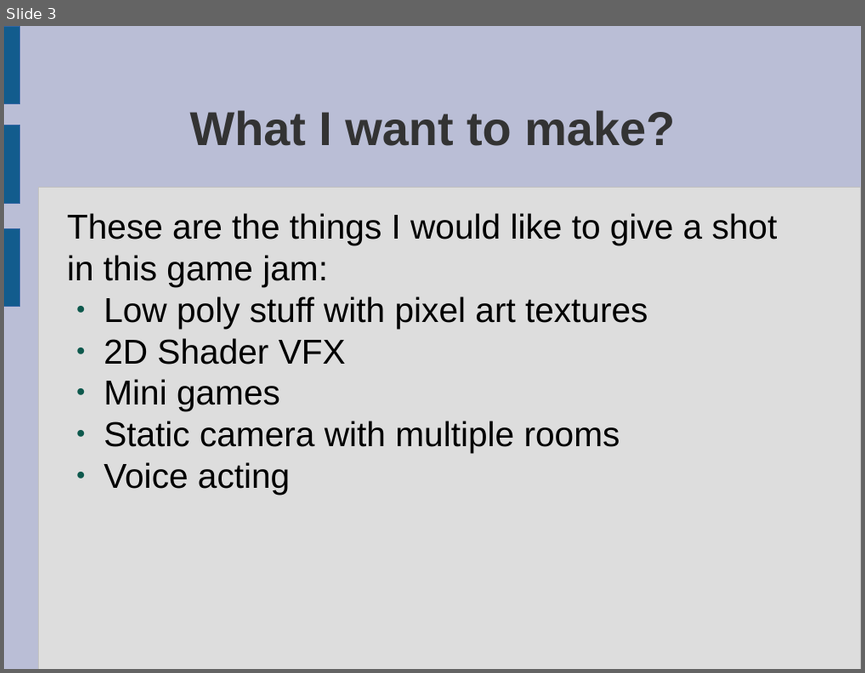
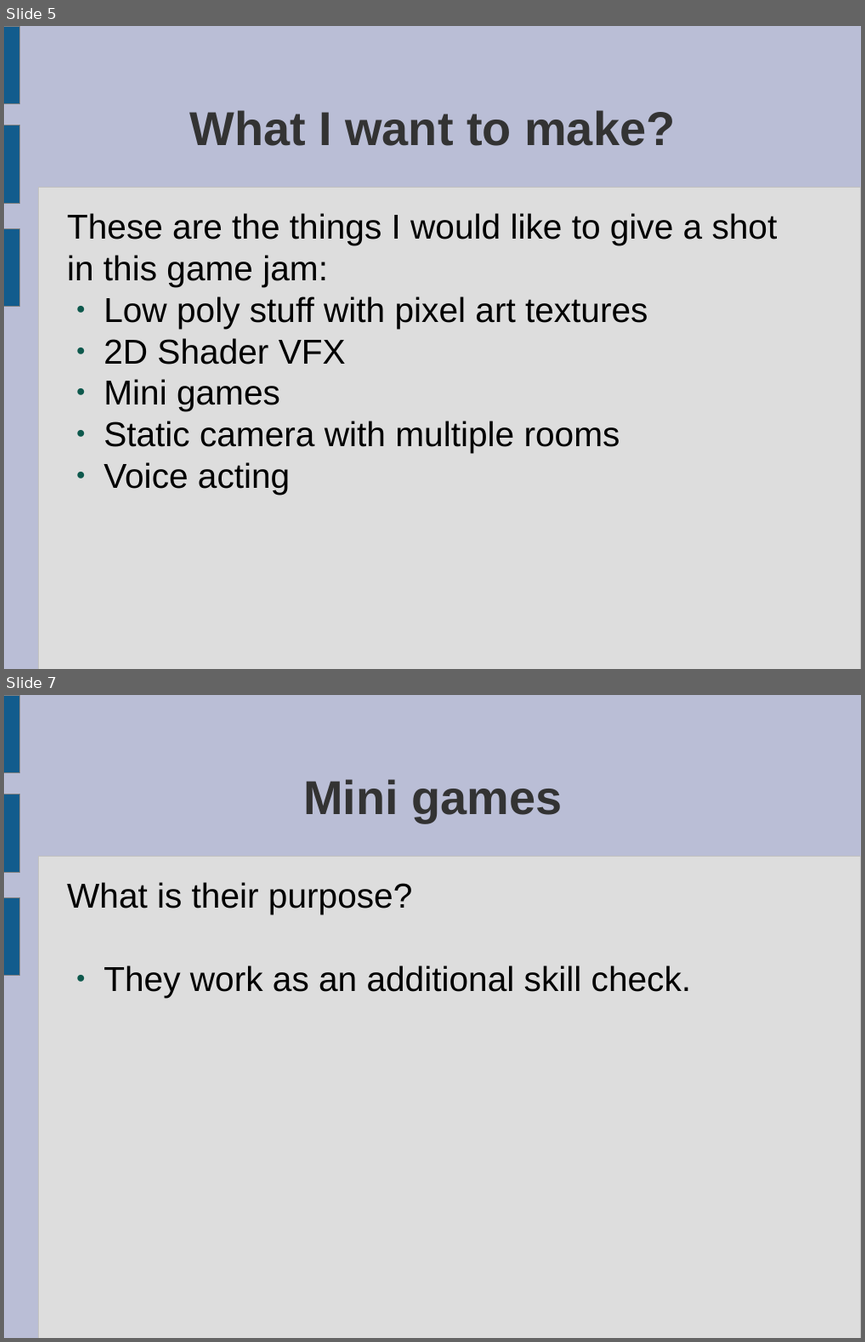
Before and after one commit to ktosox/GWJ67, a slide deck: da_plan.odp. Shown one above the other, each under a label of ours: slide 3 before the commit, slides 5 and 7 after it; the slides between them are not shown. The pictures are 865x673 and 865x1342 pixels, drawn with LibreOffice and Linux fonts; fonts in the diff are those of the drawing. Boxes give left, top, right and bottom in pixels: in the first picture for what was removed or moved away, otherwise in the second. Text is boxed around its words. In the diff, an @@ line names an element or a change of style, - is before the commit and + after.

Commit message:
started work on second mini game - WIP

```diff
--- a/da_plan.odp
+++ b/da_plan.odp
@@ slide 7 added at box(4, 695, 861, 1338), background #BABED6; not listed: 4 template elements that a slide beside it also shows @@
@@ title added at box(303, 779, 562, 823), 44 pt, text #333333, bold @@
+Mini games
@@ text added at box(67, 882, 691, 998), 32 pt, text #000000 @@
+What is their purpose?
+● They work as an additional skill check.
@@ what was slide 3 is now slide 5 @@
@@ slide 5 changed as well @@
@@ rectangle at box(4, 26, 19, 103): outline #3465A4 0 pt to #808080 0 pt @@
```
Also in this commit, not shown: 3 other slides changed, 2 other slides added, 8 other files.
